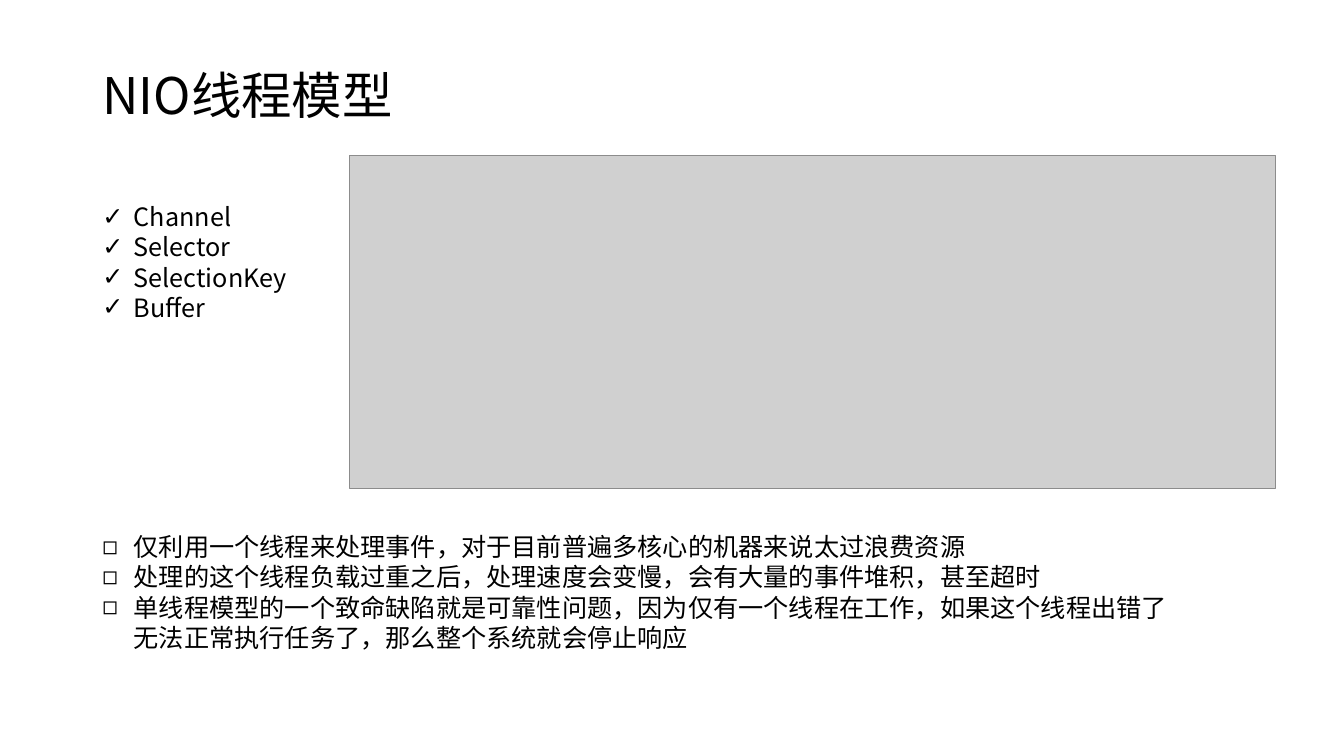
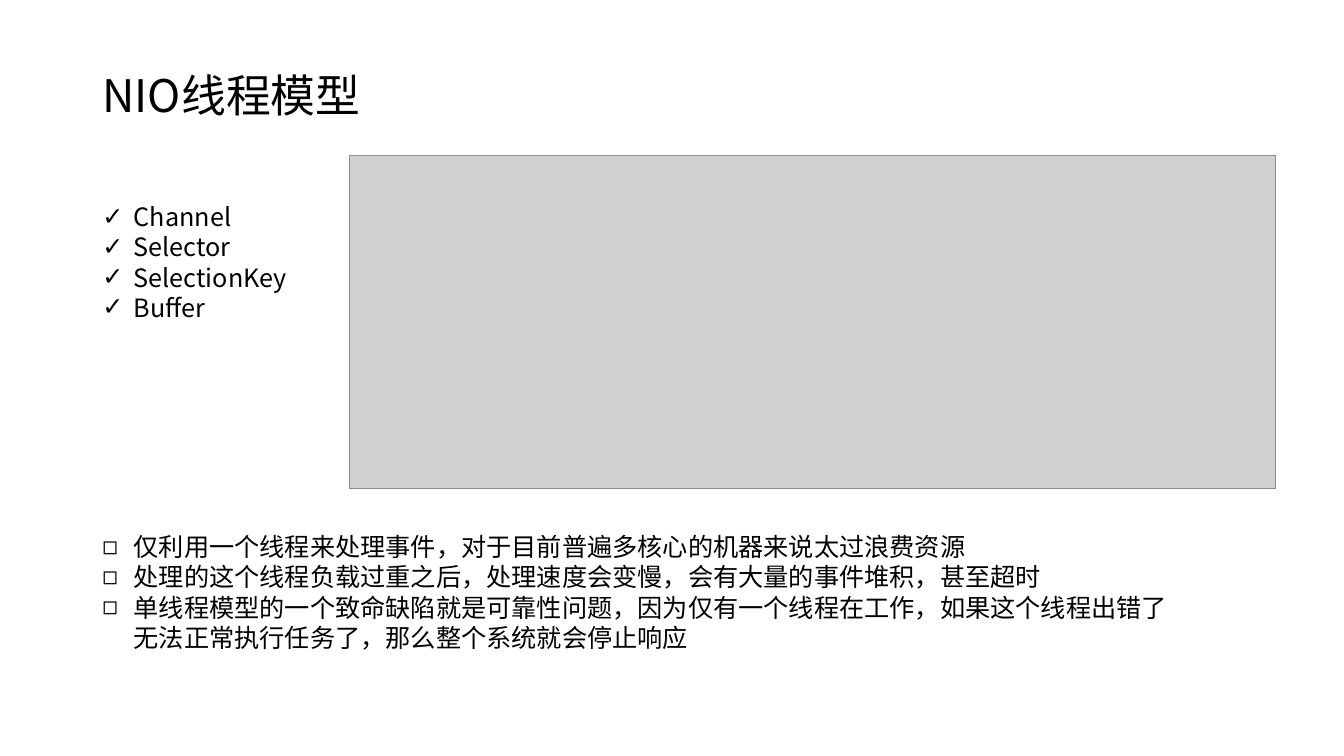
Before and after one commit to taomee517/netty-notes, a slide deck: slide 7 of Netty分享.pptx. Drawn at 1344x756 pixels with LibreOffice and Linux fonts; fonts in the diff are those of the drawing; grey boxes stand for pictures. Boxes give left, top, right and bottom in pixels: in the first picture for what was removed or moved away, otherwise in the second. Text is boxed around its words. In the diff, an @@ line names an element or a change of style, - is before the commit and + after.

```diff
--- a/Netty分享.pptx
+++ b/Netty分享.pptx
@@ title "NIO线程模型" at [102, 74, 360, 116]: size 36 to 32 pt @@
```
Also in this commit, not shown: 22 other slides changed, 1 slide added, 1 slide removed.
